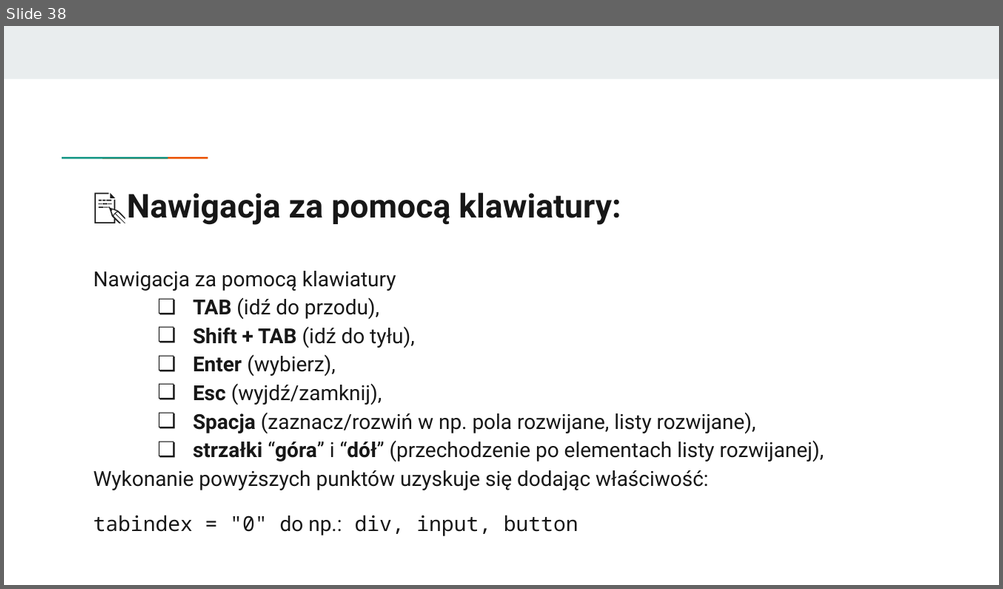
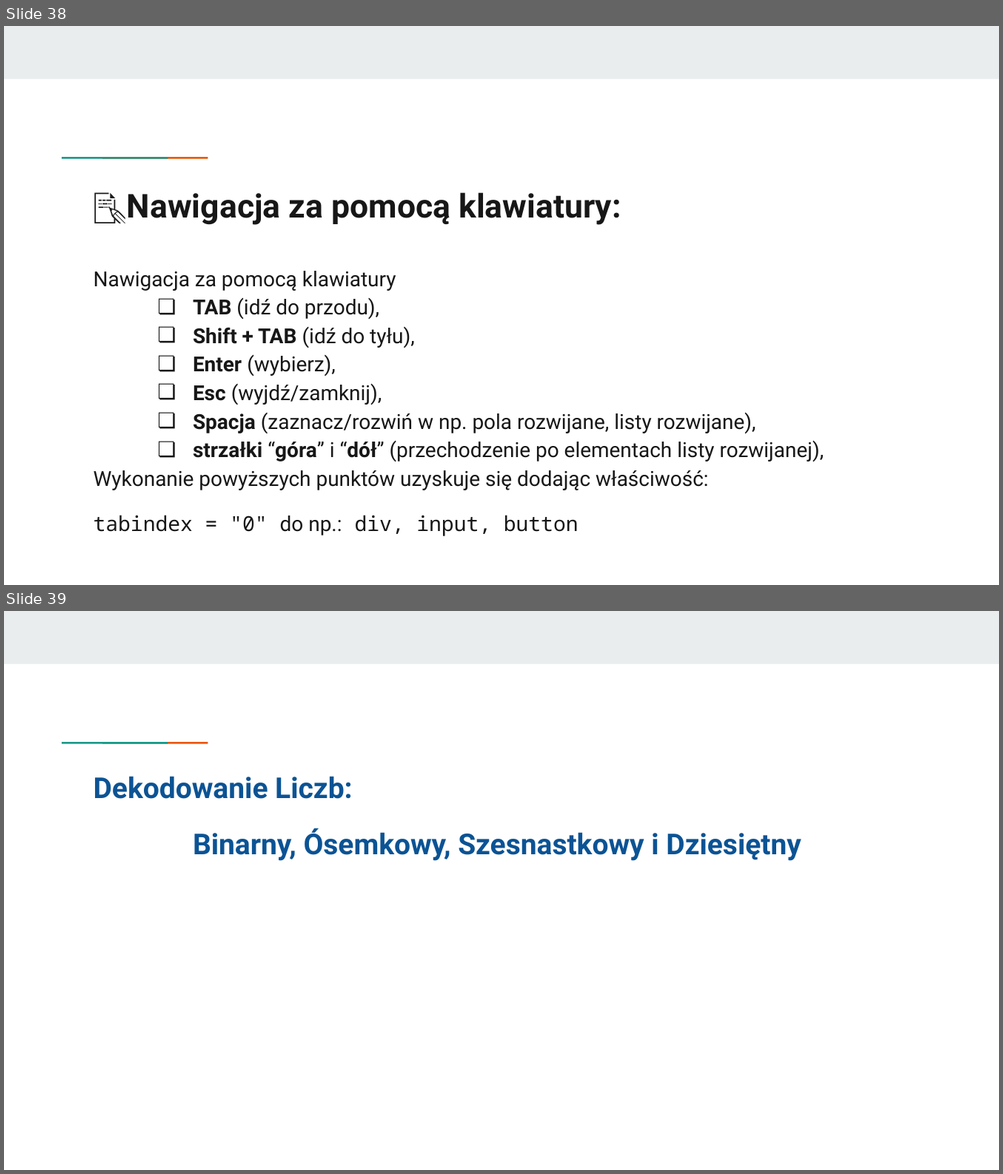
Before and after one commit to KasiaKasia/PRZEDMIOTY, a slide deck: ZASTOSOWANIE_INFORMATYKI/1A-gr_2/Zastosowanie informatyki - 1A gr. 2.pptx. Shown one above the other, each under a label of ours: slide 38 before the commit, slides 38 and 39 after it. The pictures are 1003x589 and 1003x1174 pixels, drawn with LibreOffice and Linux fonts; fonts in the diff are those of the drawing. Boxes give left, top, right and bottom in pixels: in the first picture for what was removed or moved away, otherwise in the second. Text is boxed around its words. In the diff, an @@ line names an element or a change of style, - is before the commit and + after.

```diff
--- a/ZASTOSOWANIE_INFORMATYKI/1A-gr_2/Zastosowanie informatyki - 1A gr. 2.pptx
+++ b/ZASTOSOWANIE_INFORMATYKI/1A-gr_2/Zastosowanie informatyki - 1A gr. 2.pptx
@@ slide 39 added at <box>4,611,999,1170</box>, background #FFFFFF; not listed: 3 template elements that a slide beside it also shows @@
@@ title added at <box>94,776,800,861</box>, 20.8 pt, text #0B5394, bold @@
+Dekodowanie Liczb:
+Binarny, Ósemkowy, Szesnastkowy i Dziesiętny
```
Also in this commit, not shown: 8 other slides added, 3 other files.
